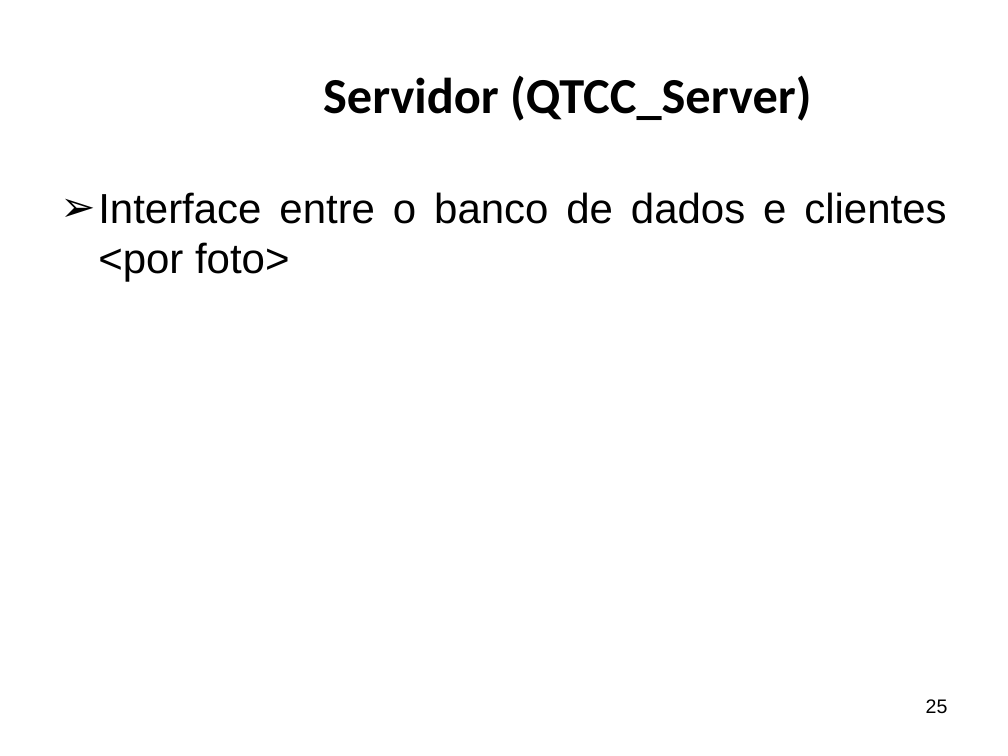
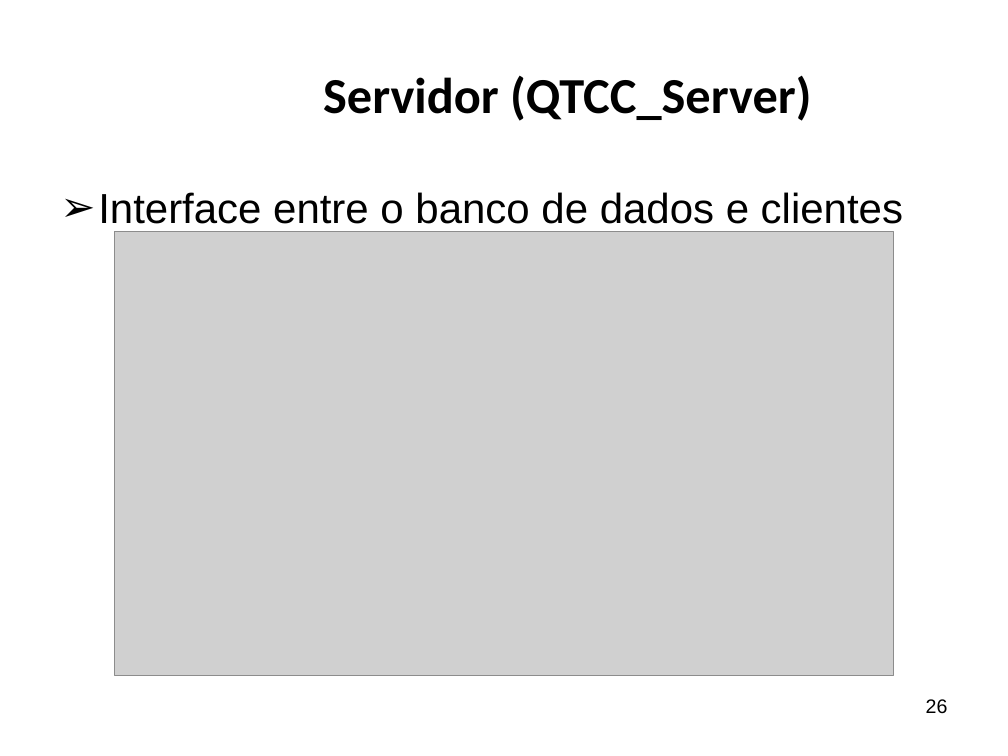
Before and after one commit to ricardopetrere/TCC_FTT, a slide deck: slide 26 of documentos/Apresentação Banca.pptx (slide 25 before the commit). Drawn at 1008x756 pixels with LibreOffice and Linux fonts; fonts in the diff are those of the drawing; grey boxes stand for pictures; background and template pictures are left out. Boxes give left, top, right and bottom in pixels: in the first picture for what was removed or moved away, otherwise in the second. Text is boxed around its words. In the diff, an @@ line names an element or a change of style, - is before the commit and + after.

```diff
--- a/documentos/Apresentação Banca.pptx
+++ b/documentos/Apresentação Banca.pptx
@@ text at bbox=[98, 192, 903, 224]: text changed @@
-➢ Interface entre o banco de dados e clientes <por foto>
+➢ Interface entre o banco de dados e clientes
@@ picture added at bbox=[115, 232, 894, 675] @@
@@ page number at bbox=[926, 699, 948, 714]: text changed @@
-25
+26
```
Also in this commit, not shown: 8 other slides changed, 1 slide added, 1 other file.
